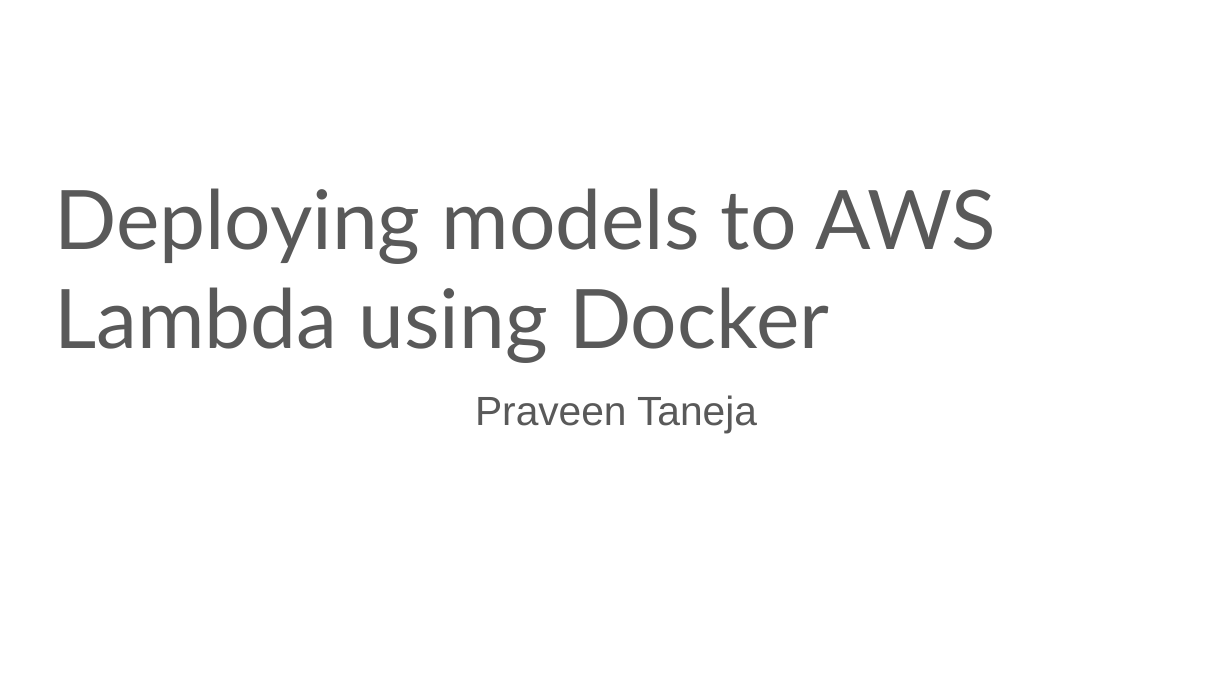
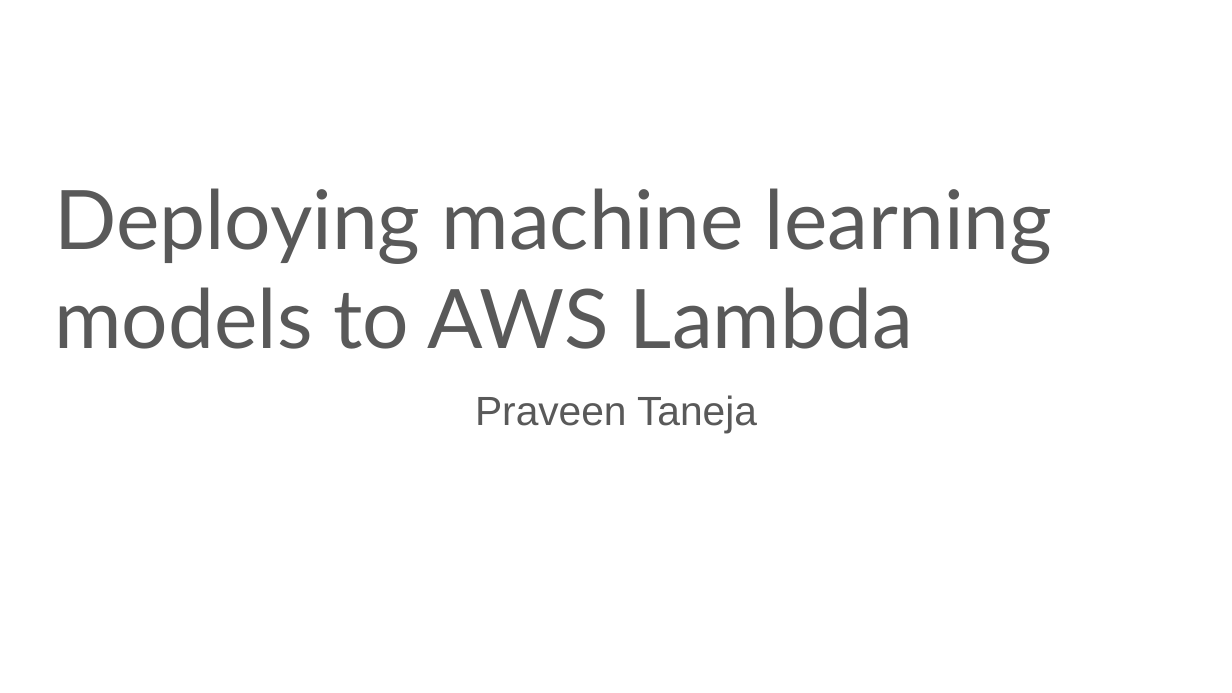
Before and after one commit to praveen-taneja/sentiment-analysis-lambda, a slide deck: slide 1 of docs/How to deploy an ML model with an API on AWS Lamba.pptx. Drawn at 1232x693 pixels with LibreOffice and Linux fonts; fonts in the diff are those of the drawing. Boxes give left, top, right and bottom in pixels: in the first picture for what was removed or moved away, otherwise in the second. Text is boxed around its words. In the diff, an @@ line names an element or a change of style, - is before the commit and + after.

```diff
--- a/docs/How to deploy an ML model with an API on AWS Lamba.pptx
+++ b/docs/How to deploy an ML model with an API on AWS Lamba.pptx
@@ title at box(54, 188, 1052, 349): text changed @@
-Deploying models to AWS Lambda using Docker
+Deploying machine learning models to AWS Lambda
```
Also in this commit, not shown: 9 other slides changed, 2 slides added, 18 slides removed.
